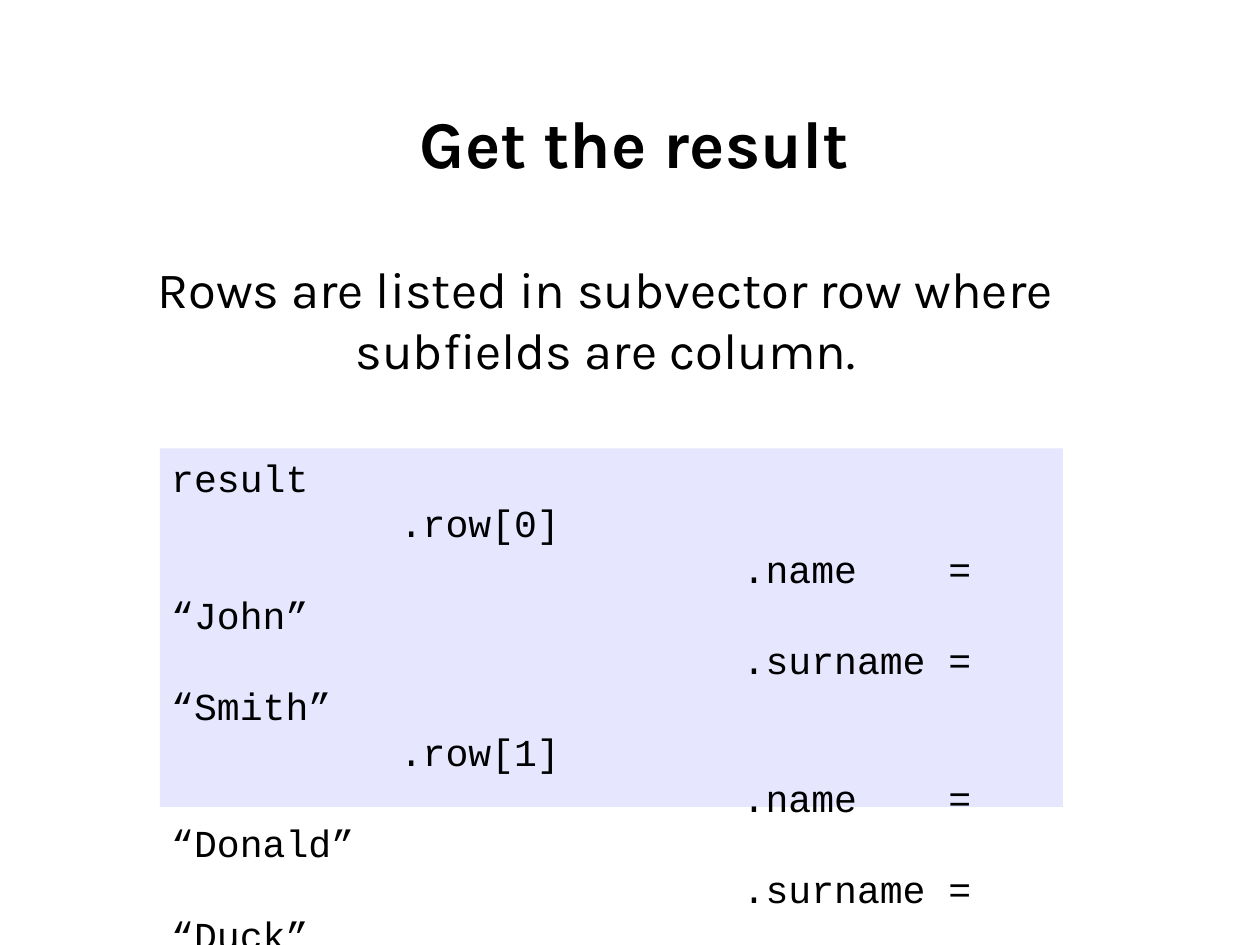
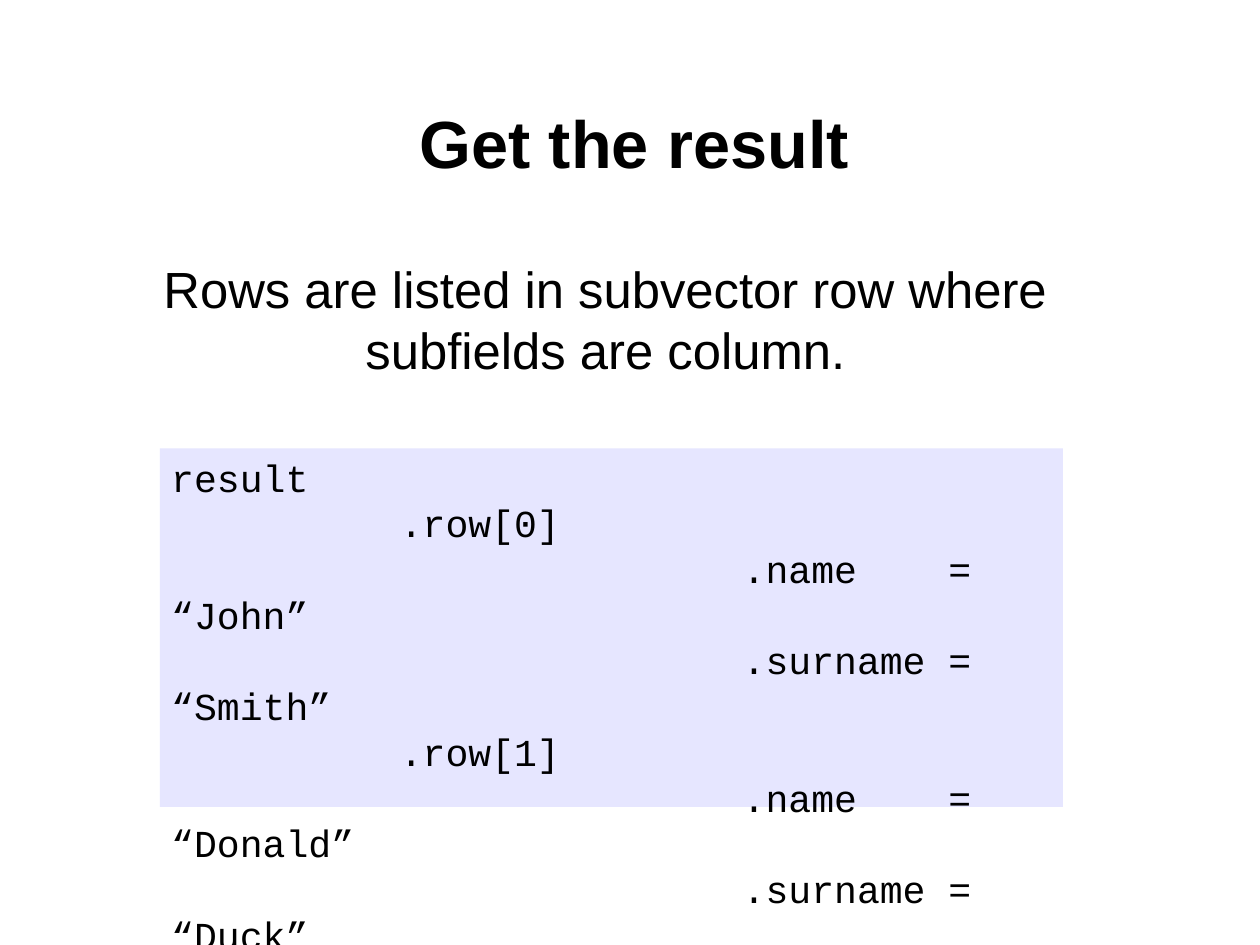
Before and after one commit to jolie/website, a slide deck: slide 7 of www/presentations/database.odp. Drawn at 1260x945 pixels with LibreOffice and Linux fonts; fonts in the diff are those of the drawing. Boxes give left, top, right and bottom in pixels: in the first picture for what was removed or moved away, otherwise in the second. Text is boxed around its words. In the diff, an @@ line names an element or a change of style, - is before the commit and + after.

```diff
--- a/www/presentations/database.odp
+++ b/www/presentations/database.odp
@@ text "Get the result" at (419, 119, 848, 169): font Karla to Arial @@
@@ text "Rows are listed in subvector ..." at (163, 271, 1046, 370): font Karla to Arial @@
```
Also in this commit, not shown: 8 other slides changed, 2 other files.
